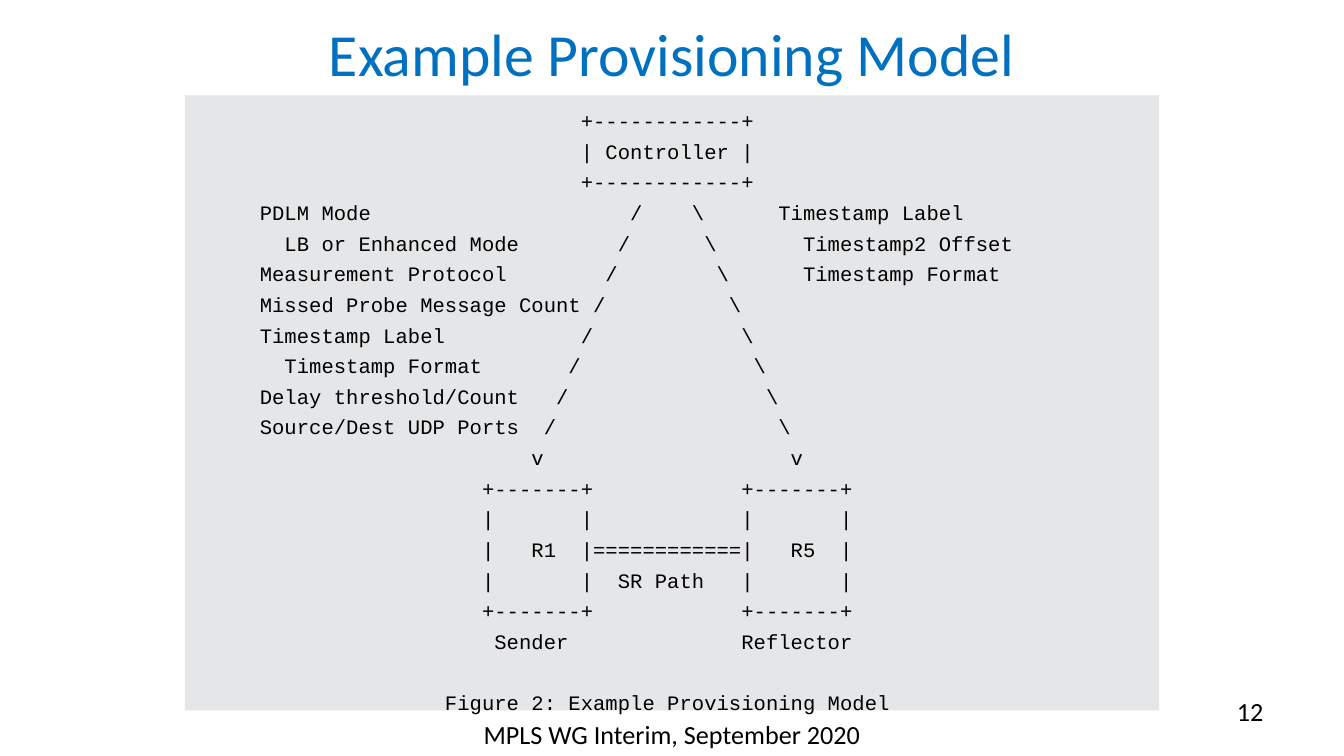
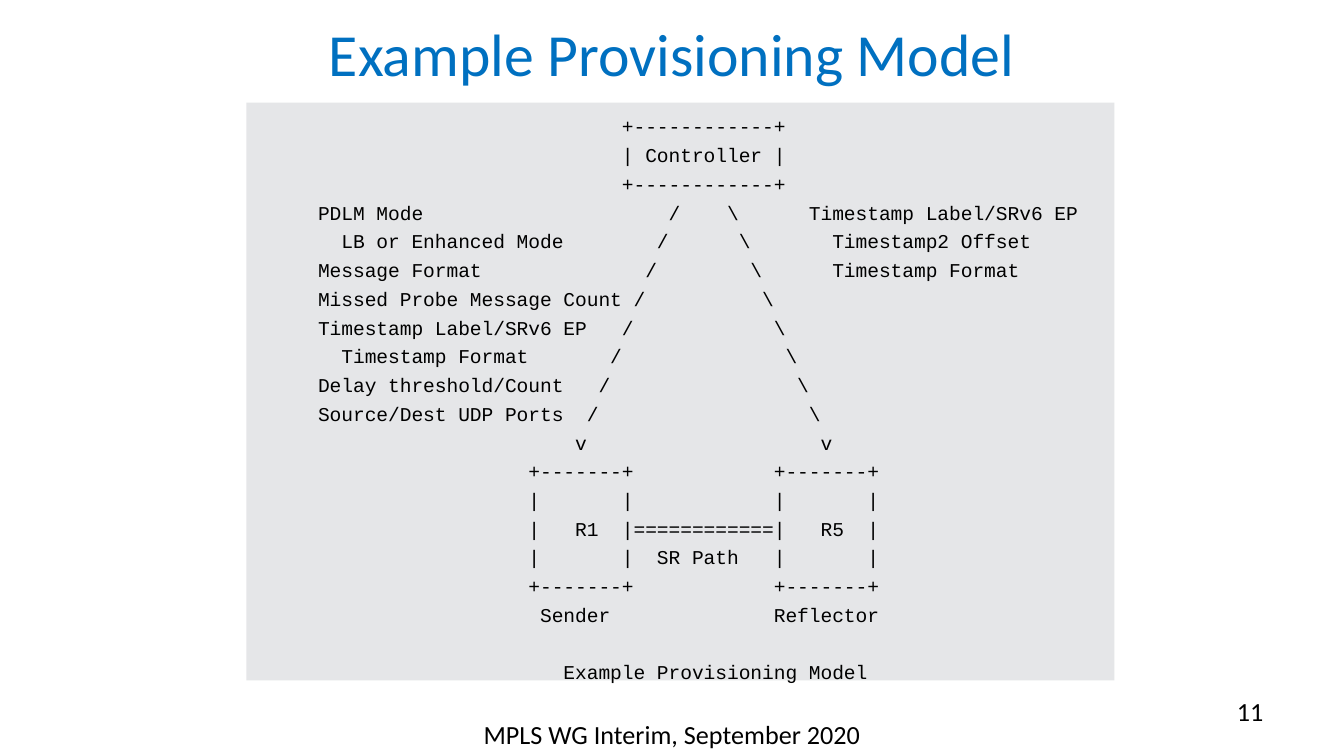
Before and after one commit to rakgandhi/ietf-slides, a slide deck: slide 11 of draft-gandhi-spring-sr-enhanced-plm-03.pptx (slide 12 before the commit). Drawn at 1344x756 pixels with LibreOffice and Linux fonts; fonts in the diff are those of the drawing. Boxes give left, top, right and bottom in pixels: in the first picture for what was removed or moved away, otherwise in the second. Text is boxed around its words. In the diff, an @@ line names an element or a change of style, - is before the commit and + after.

```diff
--- a/draft-gandhi-spring-sr-enhanced-plm-03.pptx
+++ b/draft-gandhi-spring-sr-enhanced-plm-03.pptx
@@ rectangle "+------------+": place and size @@
-rectangle "+------------+" at [185, 95, 1160, 711]
+rectangle "+------------+" at [246, 102, 1114, 680]
@@ text in rectangle at [318, 148, 1031, 623]: size 11 to 10.5 pt in "+------------+", "| Controller |", "+------------+", "LB or Enhanced Mode / \ Timestamp2 ..." and 11 more places; line spacing 16.4pt to 15.4pt @@
@@ text in rectangle at [318, 206, 1077, 224]: text changed; size 11 to 10.5 pt @@
-PDLM Mode / \ Timestamp Label
+PDLM Mode / \ Timestamp Label/SRv6 EP
@@ text in rectangle at [318, 263, 1019, 281]: text changed; size 11 to 10.5 pt @@
-Measurement Protocol / \ Timestamp Format
+Message Format / \ Timestamp Format
@@ text in rectangle at [318, 321, 586, 339]: text changed; size 11 to 10.5 pt @@
-Timestamp Label / \
+Timestamp Label/SRv6 EP / \
@@ text in rectangle at [563, 666, 867, 683]: text changed; size 11 to 10.5 pt @@
-Figure 2: Example Provisioning Model
+Example Provisioning Model
@@ page number at [1237, 704, 1263, 721]: text changed @@
-12
+11
```
Also in this commit, not shown: 9 other slides changed, 1 other file.
